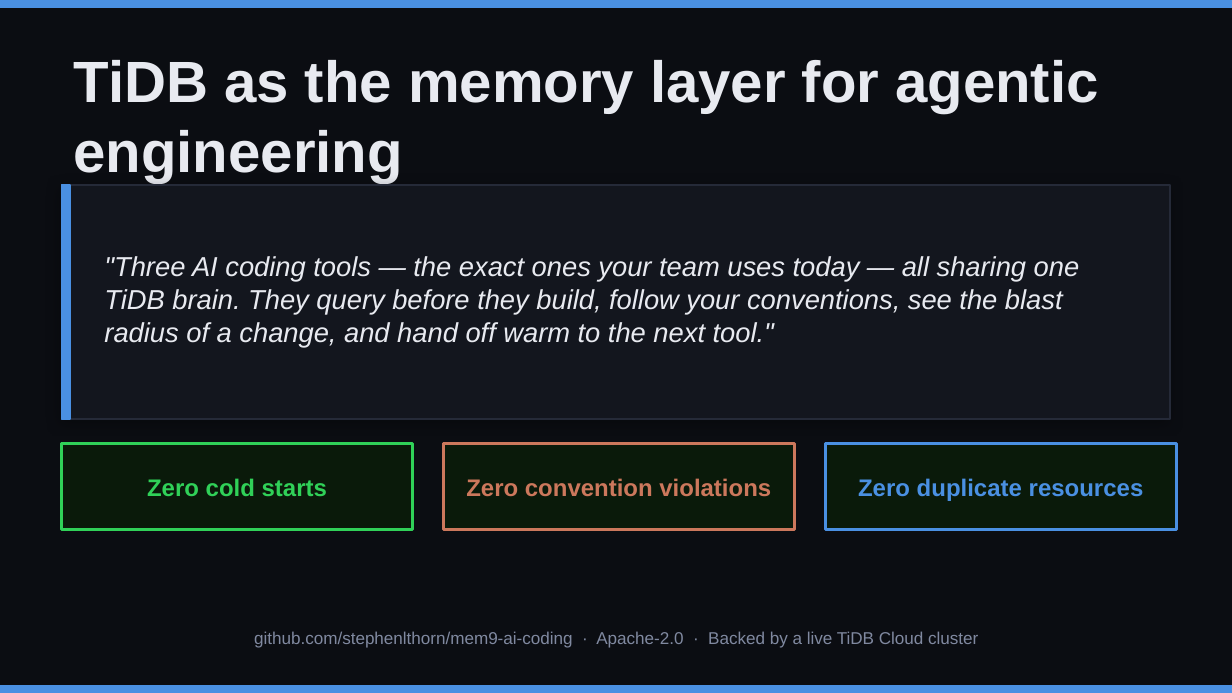
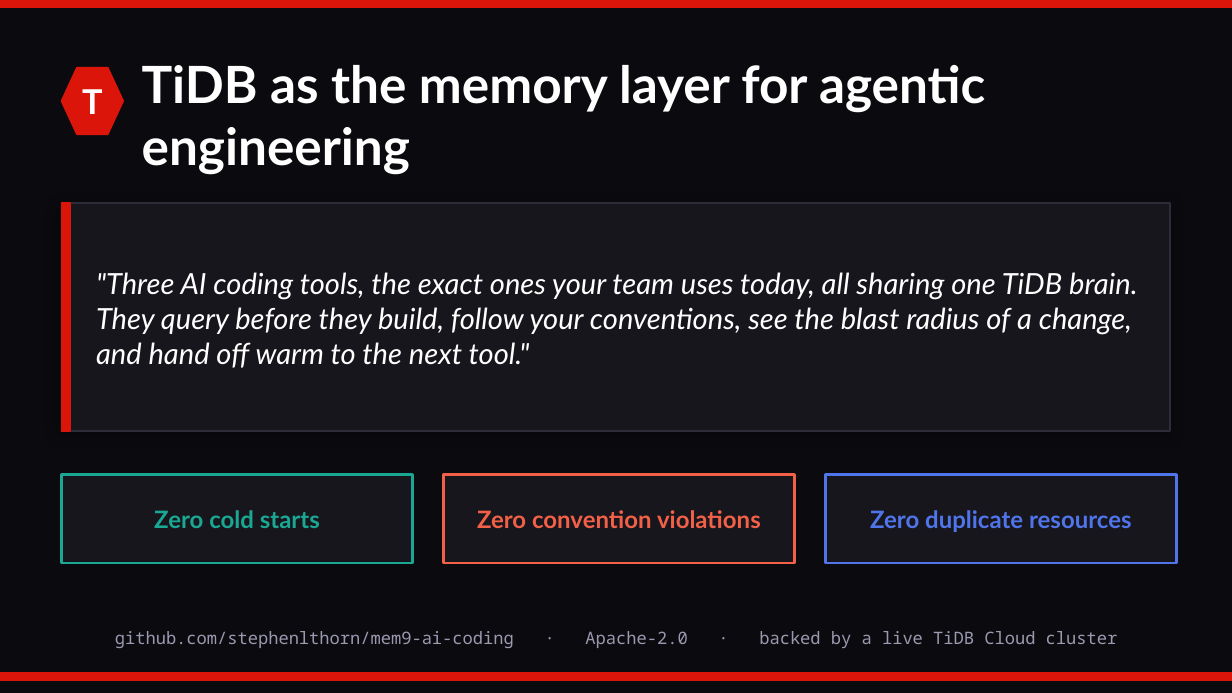
Before and after one commit to stephenlthorn/mem9-ai-coding, a slide deck: slide 14 of report/tidb-demo.pptx. Drawn at 1232x693 pixels with LibreOffice and Linux fonts; fonts in the diff are those of the drawing. Boxes give left, top, right and bottom in pixels: in the first picture for what was removed or moved away, otherwise in the second. Text is boxed around its words. In the diff, an @@ line names an element or a change of style, - is before the commit and + after.

```diff
--- a/report/tidb-demo.pptx
+++ b/report/tidb-demo.pptx
@@ background #0B0D12 to #0B0B0F @@
@@ hexagon added at box(62, 68, 123, 134), fill #DC150B, outline #DC150B 1 pt @@
@@ text added at box(82, 89, 103, 114), 20 pt, text #FFFFFF, bold @@
+T
@@ text "TiDB as the memory layer ...": place and size @@
-text "TiDB as the memory layer ..." at box(74, 60, 1098, 183)
+text "TiDB as the memory layer ..." at box(142, 65, 985, 175)
@@ text "TiDB as the memory layer ..." at box(142, 65, 985, 175): size 34 to 30 pt, font Arial to Lato, text colour #E8EAF0 to #FFFFFF @@
@@ fill #4A90E2 to #DC150B; outline #4A90E2 1 pt to #DC150B 1 pt in 3 elements at box(0, 0, 1232, 7), box(0, 673, 1232, 680), box(62, 203, 70, 431) @@
@@ rectangle: place and size @@
-rectangle at box(62, 185, 1170, 419)
+rectangle at box(62, 203, 1170, 431)
@@ rectangle at box(62, 203, 1170, 431): fill #13161E to #16161C; outline #252A38 1 pt to #2D2D3A 1 pt; shadow changed @@
@@ rectangle: place and size @@
-rectangle at box(62, 185, 70, 419)
+rectangle at box(62, 203, 70, 431)
@@ text at box(96, 272, 1137, 368): text changed; size 16 to 17 pt; font Arial to Lato; text colour #E8EAF0 to #FFFFFF @@
-"Three AI coding tools — the exact ones your team uses today — all sharing one TiDB brain. They query before they build, follow your conventions, see the blast radius of a change, and hand off warm to the next tool."
+"Three AI coding tools, the exact ones your team uses today, all sharing one TiDB brain. They query before they build, follow your conventions, see the blast radius of a change, and hand off warm to the next tool."
@@ rectangle removed at box(62, 444, 413, 530) @@
@@ text "Zero cold starts" at box(154, 510, 320, 528): font Arial to Lato, text colour #30D158 to #1AA894 @@
@@ rectangle: place and size @@
-rectangle at box(444, 444, 795, 530)
+rectangle at box(62, 474, 413, 563)
@@ rectangle at box(62, 474, 413, 563): fill #0A1A0A to #16161C; outline #CC785C 1.5 pt to #1AA894 1.5 pt @@
@@ 3 texts: place and size @@
-3 texts at box(147, 478, 1144, 501)
+3 texts at box(154, 510, 1132, 532)
@@ text "Zero convention violations" at box(477, 510, 761, 528): font Arial to Lato, text colour #CC785C to #F26048 @@
@@ rectangle: place and size @@
-rectangle at box(825, 444, 1177, 530)
+rectangle at box(444, 474, 795, 563)
@@ rectangle at box(444, 474, 795, 563): fill #0A1A0A to #16161C; outline #4A90E2 1.5 pt to #F26048 1.5 pt @@
@@ text "Zero duplicate resources" at box(870, 510, 1132, 532): font Arial to Lato, text colour #4A90E2 to #5075EA @@
@@ rectangle added at box(825, 474, 1177, 563), fill #16161C, outline #5075EA 1.5 pt @@
@@ text at box(115, 631, 1118, 648): text changed; font Arial to Noto Sans Mono; text colour #8089A0 to #9A99B0 @@
-github.com/stephenlthorn/mem9-ai-coding · Apache-2.0 · Backed by a live TiDB Cloud cluster
+github.com/stephenlthorn/mem9-ai-coding · Apache-2.0 · backed by a live TiDB Cloud cluster
@@ rectangle: place and size @@
-rectangle at box(0, 686, 1232, 693)
+rectangle at box(0, 673, 1232, 680)
```
Also in this commit, not shown: 13 other slides changed.
